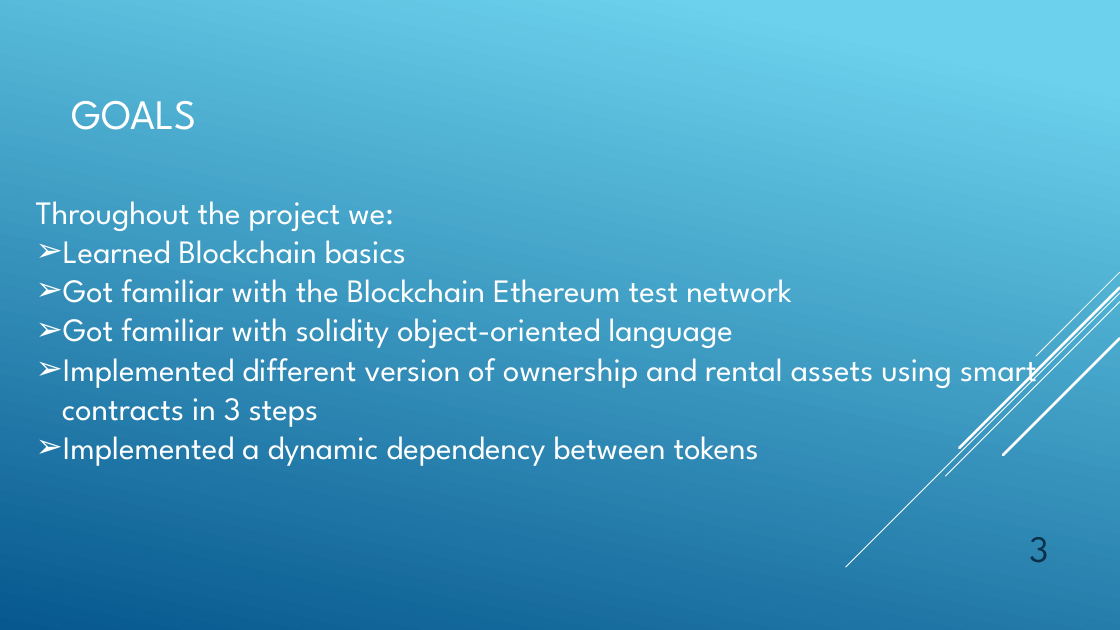
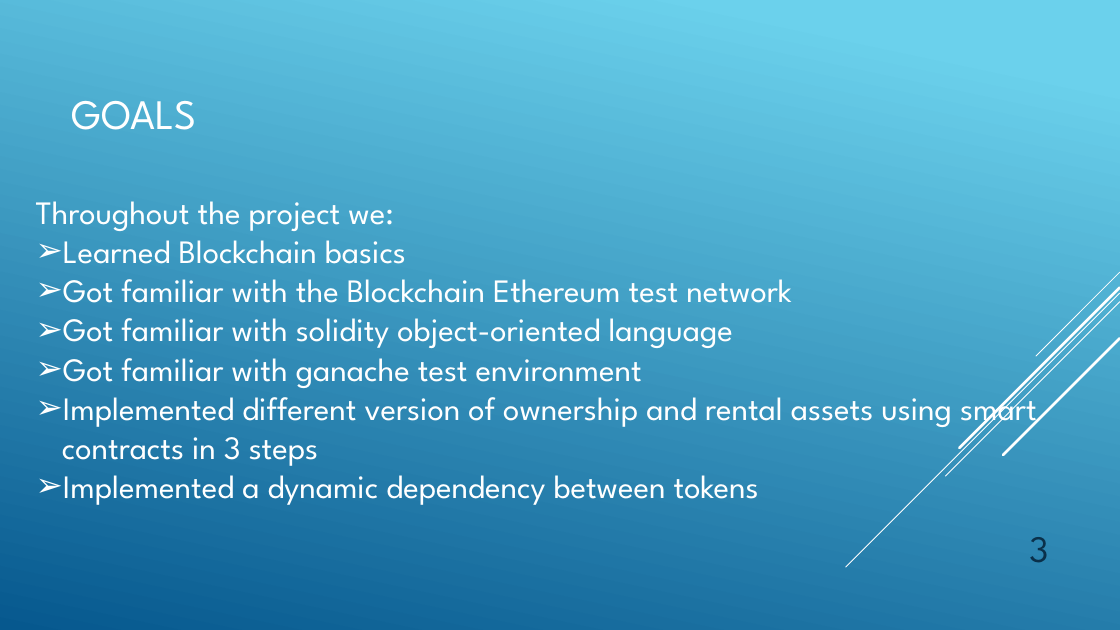
Before and after one commit to davyvad/Modeling-tokens-on-Blockchain, a slide deck: slide 3 of Final Presentation.pptx. Drawn at 1120x630 pixels with LibreOffice and Linux fonts; fonts in the diff are those of the drawing. Boxes give left, top, right and bottom in pixels: in the first picture for what was removed or moved away, otherwise in the second. Text is boxed around its words. In the diff, an @@ line names an element or a change of style, - is before the commit and + after.

```diff
--- a/Final Presentation.pptx
+++ b/Final Presentation.pptx
@@ text at (x1=63, y1=347, x2=642, y2=388): paragraph added @@
+➢ Got familiar with ganache test environment
```
Also in this commit, not shown: 2 other slides changed.
